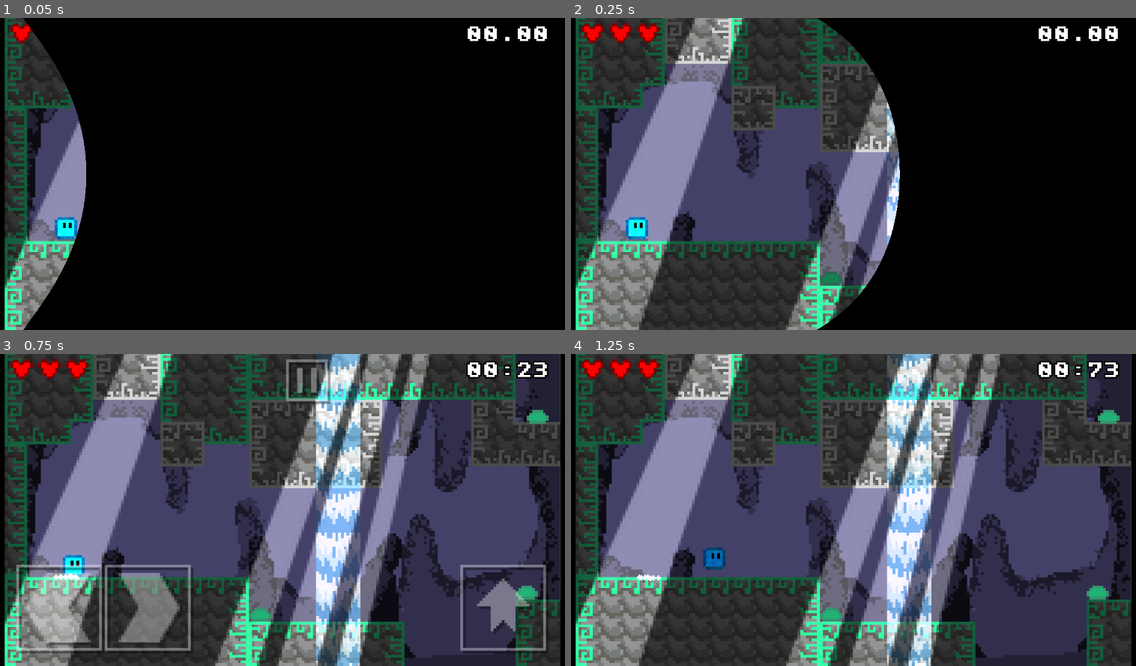
Above: before the commit, frames 1-4 (two rows, left to right).
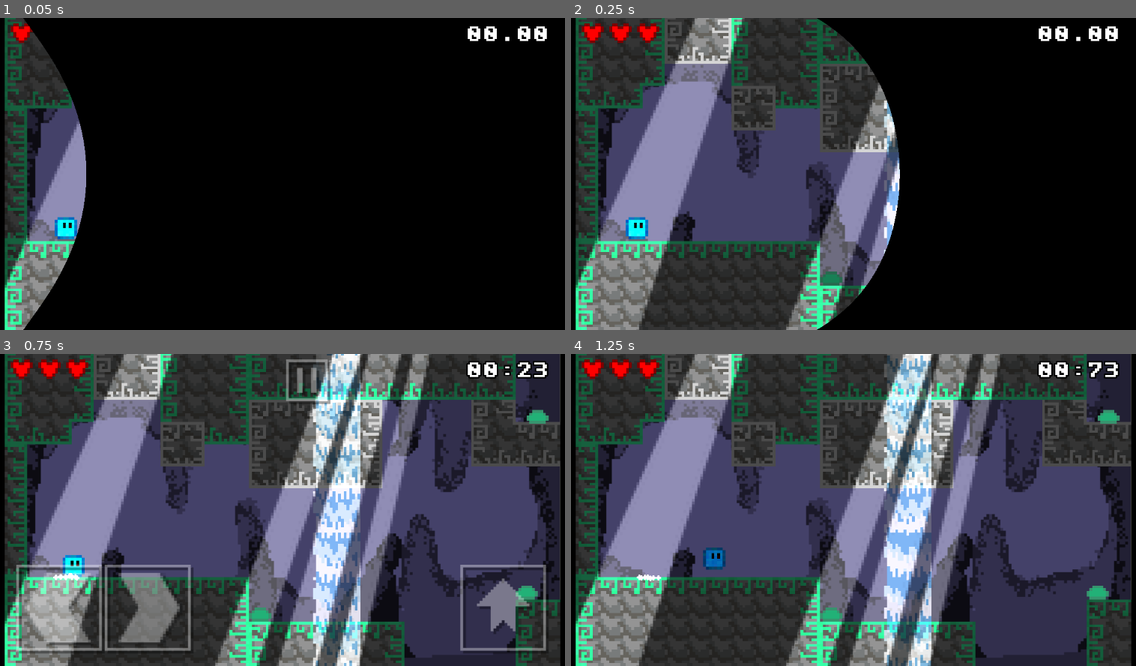
Above: after the commit, the same moments.

Repository: 2max968/LittleJNR
Game: Godot game, scene res://Scenes/Levels/World2/Level02.tscn
The game is run twice, just before and just after one commit, with the same random seed, the same clock (stepped at 60 frames per second) and the same inputs. This scene is started directly instead of the project's main scene. Sound files missing from this copy of the repository are replaced by a short silence.
Inputs (mouse positions are in pixels of both pictures, inside the frame that each line leads up to):
- Up to frame 1 (0.05 s): no input
- Up to frame 2 (0.25 s): no input
- Up to frame 3 (0.75 s): tap Enter (ui_accept) at 0.5 s; move the mouse to (412, 494) at 0.52 s; hold D (move_jump_right) from 0.53 s (still down); hold Shift (move_sprint) from 0.53 s (still down); click (412, 494) at 0.67 s
- Up to frame 4 (1.25 s): keep holding D (move_jump_right); keep holding Shift (move_sprint); tap Space (move_jump) at 0.77 s

Frame 1 is identical in both runs. In frame 2, 0.6% of the frame differs, in the area x 55-59%, y 26-76%; in frame 3, 5.6%; in frame 4, 5.7%, in the area x 55-64%, y 0-100%.

Commit message:
Decorated Waterfall

Diff:
--- a/Scenes/Levels/World2/Level02.tscn
+++ b/Scenes/Levels/World2/Level02.tscn
@@ -6,10 +6,10 @@
 [ext_resource path="res://Sprites/Lightrays.png" type="Texture" id=4]
 [ext_resource path="res://Prefabs/CaveSlime.tscn" type="PackedScene" id=5]
 [ext_resource path="res://Sprites/Waterfall.png" type="Texture" id=6]
+[ext_resource path="res://Sprites/WaterfallLeft.png" type="Texture" id=7]
 [ext_resource path="res://Sprites/Particle.png" type="Texture" id=8]
 [ext_resource path="res://Sprites/Finish.png" type="Texture" id=9]
 [ext_resource path="res://Scripts/Goal.gd" type="Script" id=10]
-[ext_resource path="res://Sprites/Light256.png" type="Texture" id=11]
 [ext_resource path="res://Tilesets/BlueOn.tres" type="TileSet" id=12]
 [ext_resource path="res://Prefabs/Crate.tscn" type="PackedScene" id=13]
 [ext_resource path="res://Scripts/Trampoline.gd" type="Script" id=14]
@@ -60,6 +60,46 @@
 "speed": 15.0
 } ]
 
+[sub_resource type="AtlasTexture" id=17]
+atlas = ExtResource( 7 )
+region = Rect2( 0, 0, 32, 64 )
+
+[sub_resource type="AtlasTexture" id=18]
+atlas = ExtResource( 7 )
+region = Rect2( 32, 0, 32, 64 )
+
+[sub_resource type="AtlasTexture" id=19]
+atlas = ExtResource( 7 )
+region = Rect2( 64, 0, 32, 64 )
+
+[sub_resource type="AtlasTexture" id=20]
+atlas = ExtResource( 7 )
+region = Rect2( 96, 0, 32, 64 )
+
+[sub_resource type="AtlasTexture" id=21]
+atlas = ExtResource( 7 )
+region = Rect2( 128, 0, 32, 64 )
+
+[sub_resource type="AtlasTexture" id=22]
+atlas = ExtResource( 7 )
+region = Rect2( 160, 0, 32, 64 )
+
+[sub_resource type="AtlasTexture" id=23]
+atlas = ExtResource( 7 )
+region = Rect2( 192, 0, 32, 64 )
+
+[sub_resource type="AtlasTexture" id=24]
+atlas = ExtResource( 7 )
+region = Rect2( 224, 0, 32, 64 )
+
+[sub_resource type="SpriteFrames" id=25]
+animations = [ {
+"frames": [ SubResource( 17 ), SubResource( 18 ), SubResource( 19 ), SubResource( 20 ), SubResource( 21 ), SubResource( 22 ), SubResource( 23 ), SubResource( 24 ) ],
+"loop": true,
+"name": "default",
+"speed": 15.0
+} ]
+
 [sub_resource type="RectangleShape2D" id=14]
 extents = Vector2( 32, 16 )
 
@@ -124,109 +164,188 @@
 modulate = Color( 1, 1, 1, 0.796078 )
 position = Vector2( 480, 32 )
 
-[node name="AnimatedSprite2" type="AnimatedSprite" parent="Level/Waterfall"]
+[node name="Mid" type="Node2D" parent="Level/Waterfall"]
+__meta__ = {
+"_edit_lock_": true
+}
+
+[node name="AnimatedSprite2" type="AnimatedSprite" parent="Level/Waterfall/Mid"]
 modulate = Color( 1, 1, 1, 0.47451 )
 material = SubResource( 11 )
 position = Vector2( 0, 64 )
 frames = SubResource( 10 )
+frame = 3
+playing = true
+__meta__ = {
+"_edit_lock_": true
+}
+
+[node name="AnimatedSprite10" type="AnimatedSprite" parent="Level/Waterfall/Mid"]
+modulate = Color( 1, 1, 1, 0.47451 )
+material = SubResource( 11 )
+frames = SubResource( 10 )
+frame = 2
+playing = true
+__meta__ = {
+"_edit_lock_": true
+}
+
+[node name="AnimatedSprite3" type="AnimatedSprite" parent="Level/Waterfall/Mid"]
+modulate = Color( 1, 1, 1, 0.47451 )
+material = SubResource( 11 )
+position = Vector2( 0, 128 )
+frames = SubResource( 10 )
+frame = 3
+playing = true
+__meta__ = {
+"_edit_lock_": true
+}
+
+[node name="AnimatedSprite4" type="AnimatedSprite" parent="Level/Waterfall/Mid"]
+modulate = Color( 1, 1, 1, 0.47451 )
+material = SubResource( 11 )
+position = Vector2( 0, 192 )
+frames = SubResource( 10 )
+frame = 2
+playing = true
+__meta__ = {
+"_edit_lock_": true
+}
+
+[node name="AnimatedSprite5" type="AnimatedSprite" parent="Level/Waterfall/Mid"]
+modulate = Color( 1, 1, 1, 0.47451 )
+material = SubResource( 11 )
+position = Vector2( 0, 256 )
+frames = SubResource( 10 )
+frame = 2
+playing = true
+__meta__ = {
+"_edit_lock_": true
+}
+
+[node name="AnimatedSprite6" type="AnimatedSprite" parent="Level/Waterfall/Mid"]
+modulate = Color( 1, 1, 1, 0.47451 )
+material = SubResource( 11 )
+position = Vector2( 0, 320 )
+frames = SubResource( 10 )
+frame = 2
+playing = true
+__meta__ = {
+"_edit_lock_": true
+}
+
+[node name="AnimatedSprite7" type="AnimatedSprite" parent="Level/Waterfall/Mid"]
+modulate = Color( 1, 1, 1, 0.47451 )
+material = SubResource( 11 )
+position = Vector2( 0, 384 )
+frames = SubResource( 10 )
+frame = 1
+playing = true
+__meta__ = {
+"_edit_lock_": true
+}
+
+[node name="AnimatedSprite8" type="AnimatedSprite" parent="Level/Waterfall/Mid"]
+modulate = Color( 1, 1, 1, 0.47451 )
+material = SubResource( 11 )
+position = Vector2( 0, 448 )
+frames = SubResource( 10 )
+frame = 1
+playing = true
+__meta__ = {
+"_edit_lock_": true
+}
+
+[node name="AnimatedSprite9" type="AnimatedSprite" parent="Level/Waterfall/Mid"]
+modulate = Color( 1, 1, 1, 0.47451 )
+material = SubResource( 11 )
+position = Vector2( 0, 512 )
+frames = SubResource( 10 )
+frame = 1
+playing = true
+__meta__ = {
+"_edit_lock_": true
+}
+
+[node name="Left" type="Node2D" parent="Level/Waterfall"]
+position = Vector2( -48, 0 )
+__meta__ = {
+"_edit_lock_": true
+}
+
+[node name="AnimatedSprite2" type="AnimatedSprite" parent="Level/Waterfall/Left"]
+modulate = Color( 1, 1, 1, 0.47451 )
+material = SubResource( 11 )
+position = Vector2( 0, 64 )
+frames = SubResource( 25 )
 frame = 6
 playing = true
 __meta__ = {
 "_edit_lock_": true
 }
 
-[node name="AnimatedSprite10" type="AnimatedSprite" parent="Level/Waterfall"]
-modulate = Color( 1, 1, 1, 0.47451 )
-material = SubResource( 11 )
-frames = SubResource( 10 )
+[node name="AnimatedSprite3" type="AnimatedSprite" parent="Level/Waterfall/Left"]
+modulate = Color( 1, 1, 1, 0.47451 )
+material = SubResource( 11 )
+frames = SubResource( 25 )
+frame = 6
+playing = true
+
+[node name="AnimatedSprite4" type="AnimatedSprite" parent="Level/Waterfall/Left"]
+modulate = Color( 1, 1, 1, 0.47451 )
+material = SubResource( 11 )
+position = Vector2( 0, 128 )
+frames = SubResource( 25 )
+frame = 7
+playing = true
+
+[node name="AnimatedSprite5" type="AnimatedSprite" parent="Level/Waterfall/Left"]
+modulate = Color( 1, 1, 1, 0.47451 )
+material = SubResource( 11 )
+position = Vector2( 0, 193 )
+frames = SubResource( 25 )
+frame = 6
+playing = true
+
+[node name="AnimatedSprite6" type="AnimatedSprite" parent="Level/Waterfall/Left"]
+modulate = Color( 1, 1, 1, 0.47451 )
+material = SubResource( 11 )
+position = Vector2( 0, 256 )
+frames = SubResource( 25 )
 frame = 5
 playing = true
-__meta__ = {
-"_edit_lock_": true
-}
-
-[node name="AnimatedSprite3" type="AnimatedSprite" parent="Level/Waterfall"]
-modulate = Color( 1, 1, 1, 0.47451 )
-material = SubResource( 11 )
-position = Vector2( 0, 128 )
-frames = SubResource( 10 )
-frame = 6
-playing = true
-__meta__ = {
-"_edit_lock_": true
-}
-
-[node name="AnimatedSprite4" type="AnimatedSprite" parent="Level/Waterfall"]
-modulate = Color( 1, 1, 1, 0.47451 )
-material = SubResource( 11 )
-position = Vector2( 0, 192 )
-frames = SubResource( 10 )
+
+[node name="AnimatedSprite7" type="AnimatedSprite" parent="Level/Waterfall/Left"]
+modulate = Color( 1, 1, 1, 0.47451 )
+material = SubResource( 11 )
+position = Vector2( 0, 320 )
+frames = SubResource( 25 )
+frame = 4
+playing = true
+
+[node name="AnimatedSprite8" type="AnimatedSprite" parent="Level/Waterfall/Left"]
+modulate = Color( 1, 1, 1, 0.47451 )
+material = SubResource( 11 )
+position = Vector2( 0, 384 )
+frames = SubResource( 25 )
 frame = 5
 playing = true
-__meta__ = {
-"_edit_lock_": true
-}
-
-[node name="AnimatedSprite5" type="AnimatedSprite" parent="Level/Waterfall"]
-modulate = Color( 1, 1, 1, 0.47451 )
-material = SubResource( 11 )
-position = Vector2( 0, 256 )
-frames = SubResource( 10 )
-frame = 5
-playing = true
-__meta__ = {
-"_edit_lock_": true
-}
-
-[node name="AnimatedSprite6" type="AnimatedSprite" parent="Level/Waterfall"]
-modulate = Color( 1, 1, 1, 0.47451 )
-material = SubResource( 11 )
-position = Vector2( 0, 320 )
-frames = SubResource( 10 )
-frame = 5
-playing = true
-__meta__ = {
-"_edit_lock_": true
-}
-
-[node name="AnimatedSprite7" type="AnimatedSprite" parent="Level/Waterfall"]
-modulate = Color( 1, 1, 1, 0.47451 )
-material = SubResource( 11 )
-position = Vector2( 0, 384 )
-frames = SubResource( 10 )
-frame = 4
-playing = true
-__meta__ = {
-"_edit_lock_": true
-}
-
-[node name="AnimatedSprite8" type="AnimatedSprite" parent="Level/Waterfall"]
+
+[node name="AnimatedSprite9" type="AnimatedSprite" parent="Level/Waterfall/Left"]
 modulate = Color( 1, 1, 1, 0.47451 )
 material = SubResource( 11 )
 position = Vector2( 0, 448 )
-frames = SubResource( 10 )
-frame = 4
-playing = true
-__meta__ = {
-"_edit_lock_": true
-}
-
-[node name="AnimatedSprite9" type="AnimatedSprite" parent="Level/Waterfall"]
+frames = SubResource( 25 )
+frame = 3
+playing = true
+
+[node name="AnimatedSprite10" type="AnimatedSprite" parent="Level/Waterfall/Left"]
 modulate = Color( 1, 1, 1, 0.47451 )
 material = SubResource( 11 )
 position = Vector2( 0, 512 )
-frames = SubResource( 10 )
-frame = 4
-playing = true
-__meta__ = {
-"_edit_lock_": true
-}
-
-[node name="Light2D2" type="Light2D" parent="Level"]
-position = Vector2( 352, 32 )
-scale = Vector2( 0.2, 0.2 )
-texture = ExtResource( 11 )
-energy = 2.99
+frames = SubResource( 25 )
+frame = 3
+playing = true
 
 [node name="Goal" type="Area2D" parent="Level"]
 position = Vector2( 1304, 384 )
Not shown: 1 places in Scenes/Levels/World2/Level02.tscn that only renumber resources
Binary file added: Sprites/WaterfallLeft.png
Not shown, added: Sprites/WaterfallLeft.png.import
Binary file added: Sprites/WaterfallRight.png
Not shown, added: Sprites/WaterfallRight.png.import
